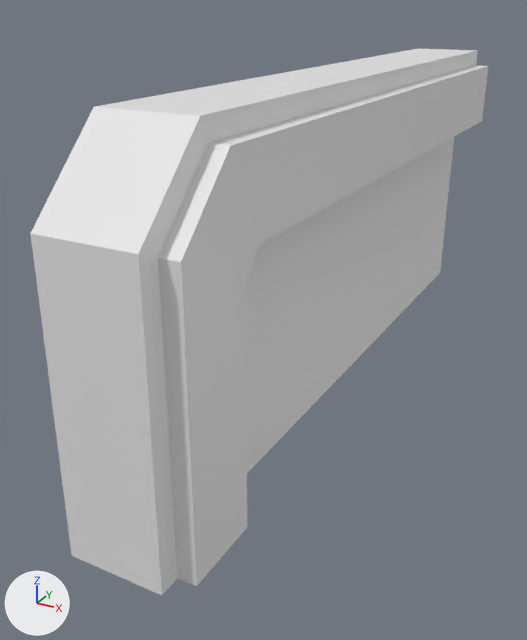
One commit to the Blender file Scene/ModularPieces.blend: the scene before it, then after it.
The view is the same before and after, from a 50 mm lens placed at (4.04, -9.53, 2.82), pointed at (-0.62, -1.06, -1.42). The lights are fixed; the arrows at lower left show +X, +Y and +Z. The same objects are shown in both versions, whatever each file hides.

The scene before the commit, as lines of its bpy script (objects in view):
```python
me_beam_01 = bpy.data.meshes.new('Beam_01')
me_beam_01.from_pydata(...)  # 44 vertices, 33 faces; spans x -0.8..0.8, y -5.26..5.0, z -2.46..1.96
me_beam_01.polygons.foreach_set('use_smooth', [True] * 33)
me_beam_01.materials.append(mat_material)  # white #e7e7e7
ob_beam_01 = bpy.data.objects.new('Beam_01', me_beam_01)
ob_beam_01.location = (0.0, 0.0, 0.0)
```
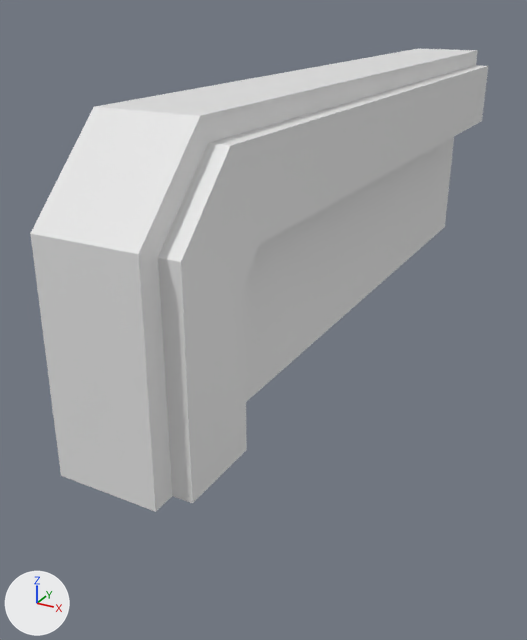
What differs and where, as boxes [x1, y1, x2, y2] in the pictures (527 x 640 px; the box of a moved part takes in the faces that stretch with it):
'Beam_01', reshaped (15% shorter)
    before: [30, 49, 488, 595]
    after: [30, 49, 488, 512]
part 1 of me_beam_01, moved or reshaped
    before: [50, 226, 445, 595]
    after: [50, 226, 445, 512]

Edits to the bpy script that builds the scene:
```text
Change me_beam_01:
    where me_beam_01.from_pydata(...)  # 44 vertices, 33 faces; spans x -0.8..0.8, y -5.26..5.0, z -2.46..1.96
    used by ob_beam_01; location = (0.0, 0.0, 0.0)
    me_beam_01 part 1: all 12 vertices in x -0.8..0.8, y -5.26..5.0, z -2.46 are moved by (0.0, 0.0, 1.0)
```
